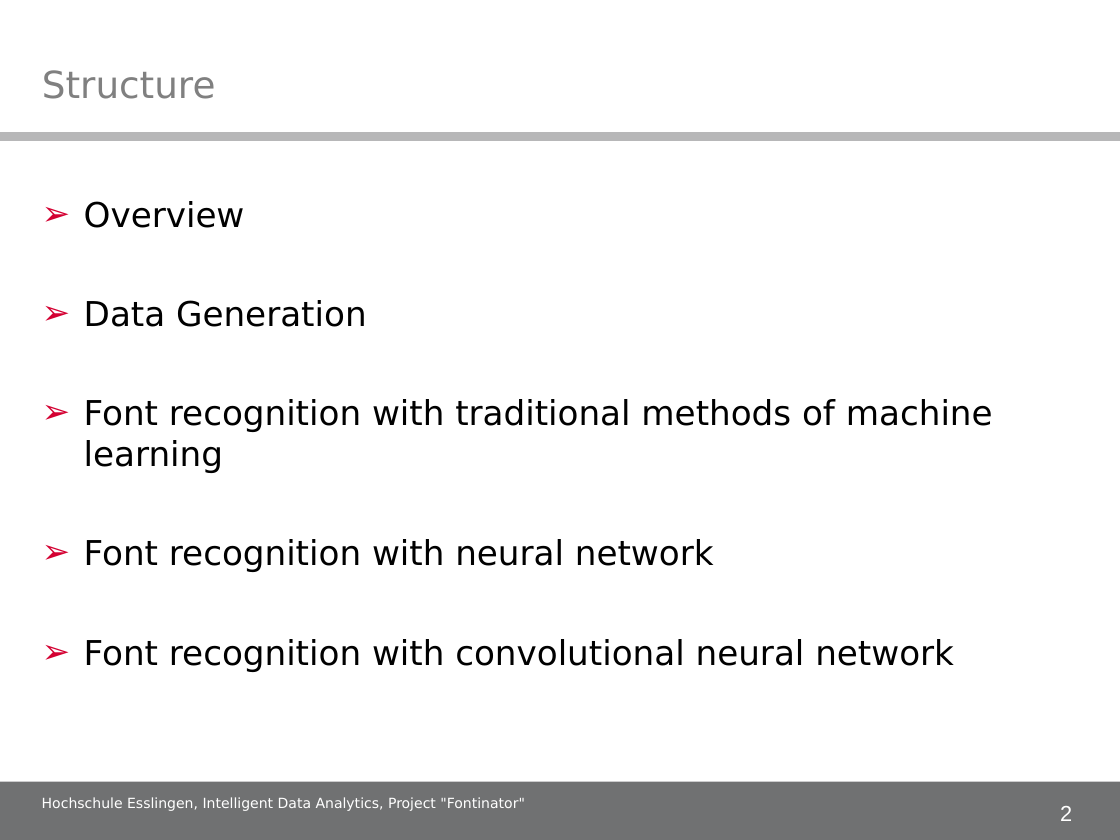
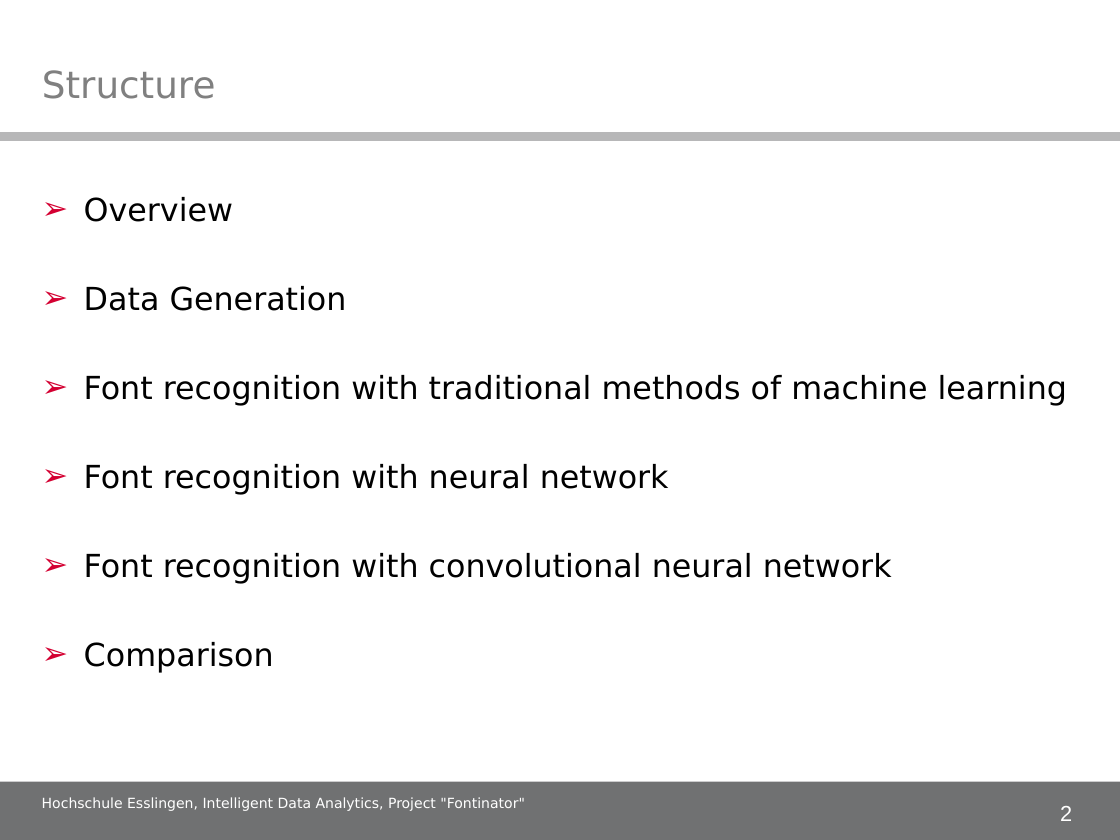
Before and after one commit to alex-ta/Fontinator, a slide deck: slide 2 of Documents/IDA_project_presentation.ppt. Drawn at 1120x840 pixels with LibreOffice and Linux fonts; fonts in the diff are those of the drawing; background and template pictures are left out. Boxes give left, top, right and bottom in pixels: in the first picture for what was removed or moved away, otherwise in the second. Text is boxed around its words. In the diff, an @@ line names an element or a change of style, - is before the commit and + after.

Commit message:
Added final presentation with PDF

```diff
--- a/Documents/IDA_project_presentation.ppt
+++ b/Documents/IDA_project_presentation.ppt
@@ text at (x1=84, y1=197, x2=1067, y2=584): size 22 to 20.4 pt @@
@@ text at (x1=84, y1=642, x2=274, y2=673): paragraph added @@
+➢ Comparison
```
Also in this commit, not shown: 1 other file.
